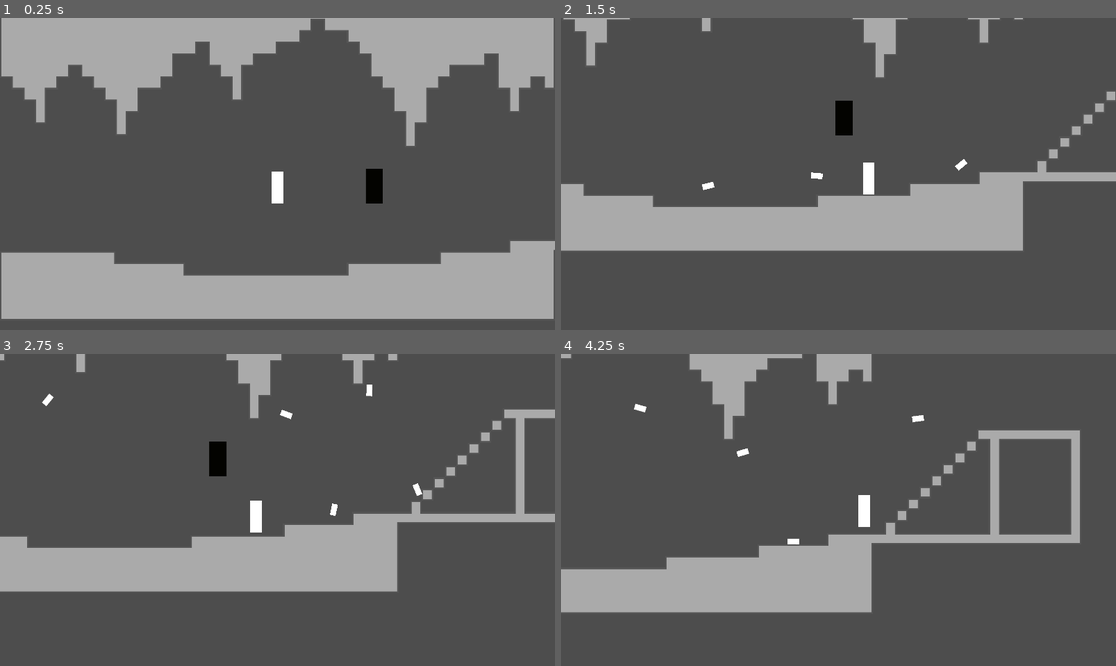
Above: before the commit, frames 1-4 (two rows, left to right).
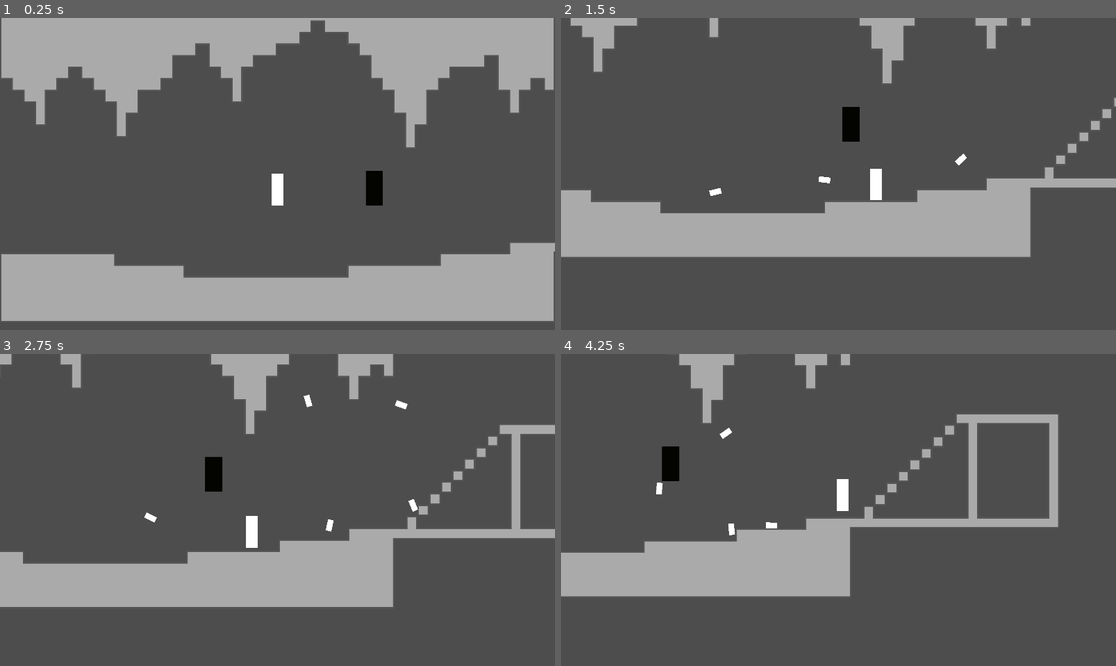
Above: after the commit, the same moments.

Repository: Crafter549/Action-Game-Hackathon
Game: Godot game, scene res://main.tscn
Same seed, same stepped clock (60 frames per second), same inputs: the game is played once before the commit and once after it.
Inputs (mouse positions are in pixels of both pictures, inside the frame that each line leads up to):
- Up to frame 1 (0.25 s): no input
- Up to frame 2 (1.5 s): move the mouse to (960, 158) at 0.52 s; hold D (move_right) from 0.53 s (still down); click (960, 158) at 0.6 s; tap W (jump) at 0.77 s; move the mouse to (727, 189) at 1.27 s; click (727, 189) at 1.35 s
- Up to frame 3 (2.75 s): tap W (jump) at 1.52 s; move the mouse to (333, 441) at 2.02 s; release D (move_right) at 2.03 s; hold A (move_left) from 2.03 s (still down); click (333, 441) at 2.1 s
- Up to frame 4 (4.25 s): move the mouse to (810, 572) at 2.77 s; release A (move_left) at 2.78 s; hold D (move_right) from 2.78 s (still down); click (810, 572) at 2.85 s; tap W (jump) at 3.02, 3.77 s; move the mouse to (1005, 556) at 3.52 s; click (1005, 556) at 3.6 s

The runs differ from the first frame. In frame 1, 2.2% of the frame differs, in the area x 0-100%, y 0-98%; in frame 2, 7.5%; in frame 3, 13%; in frame 4, 16%, in the area x 0-94%, y 0-83%.

Commit message:
Camera tracks mouse

Diff:
--- a/action-game-hackathon/main.gd
+++ b/action-game-hackathon/main.gd
@@ -7,10 +7,10 @@
 		var bullet = bullet_scene.instantiate()
 
 		bullet.position = $Player.position
-		bullet.linear_velocity = (get_viewport().get_mouse_position() + $Camera.position - Vector2(960, 540) - bullet.position + Vector2(0, -100)).normalized() * 1000
+		bullet.linear_velocity = (get_viewport().get_mouse_position() - Vector2(960, 540) + $Camera.position - bullet.position + Vector2(0, -100)).normalized() * 1000
 
 		bullet.rotation = (bullet.linear_velocity - $Player.velocity).angle()
 
 		add_child(bullet)
 
-	$Camera.position += ($Player.position + 0.1 * $Player.velocity - $Camera.position) * 0.05
+	$Camera.position += ($Player.position + 0.15 * $Player.velocity + 0.3 * (get_viewport().get_mouse_position() - Vector2(960, 540)) - $Camera.position) * 0.03
